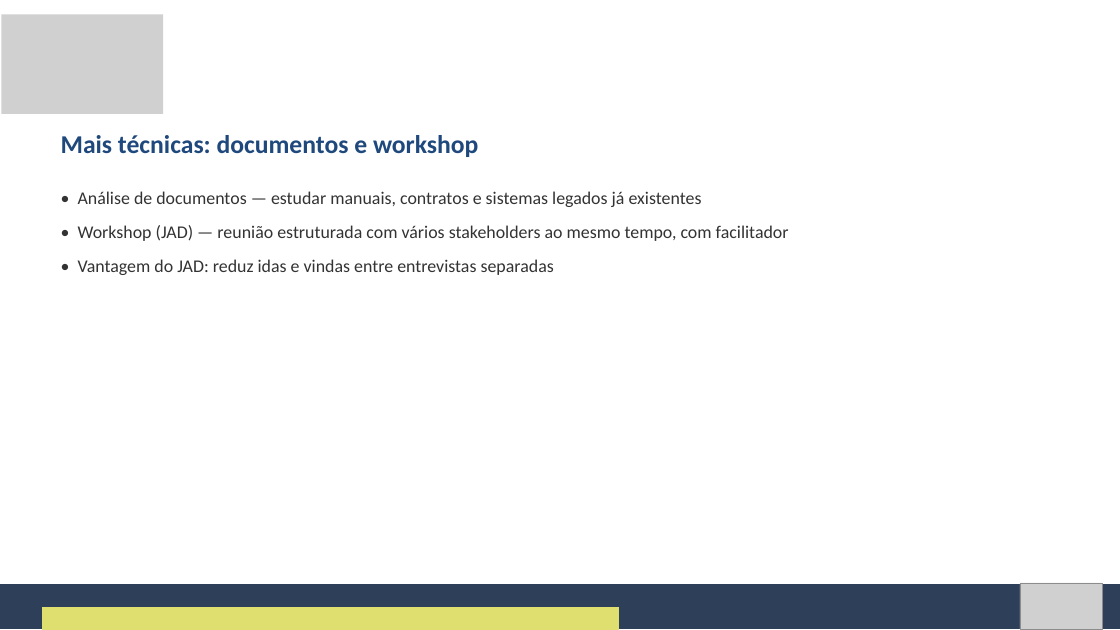
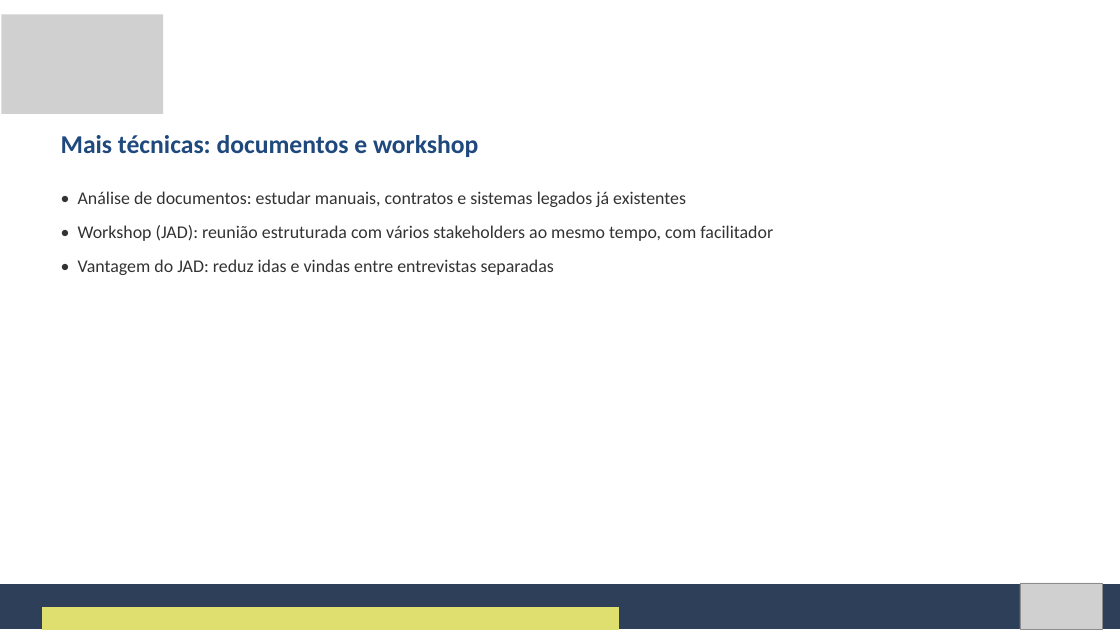
Before and after one commit to Natan20/Curso-Modelagem-De-Sistemas-Material, a slide deck: slide 21 of Aula 02 - 04-09-2026/Aula 2 - Slides.pptx. Drawn at 1120x630 pixels with LibreOffice and Linux fonts; fonts in the diff are those of the drawing; grey boxes stand for pictures. Boxes give left, top, right and bottom in pixels: in the first picture for what was removed or moved away, otherwise in the second. Text is boxed around its words. In the diff, an @@ line names an element or a change of style, - is before the commit and + after.

```diff
--- a/Aula 02 - 04-09-2026/Aula 2 - Slides.pptx
+++ b/Aula 02 - 04-09-2026/Aula 2 - Slides.pptx
@@ text at (78,191,773,241): text changed @@
-• Análise de documentos — estudar manuais, contratos e sistemas legados já existentes
-• Workshop (JAD) — reunião estruturada com vários stakeholders ao mesmo tempo, com facilitador
+• Análise de documentos: estudar manuais, contratos e sistemas legados já existentes
+• Workshop (JAD): reunião estruturada com vários stakeholders ao mesmo tempo, com facilitador
```
Also in this commit, not shown: 14 other slides changed, 2 other files.
